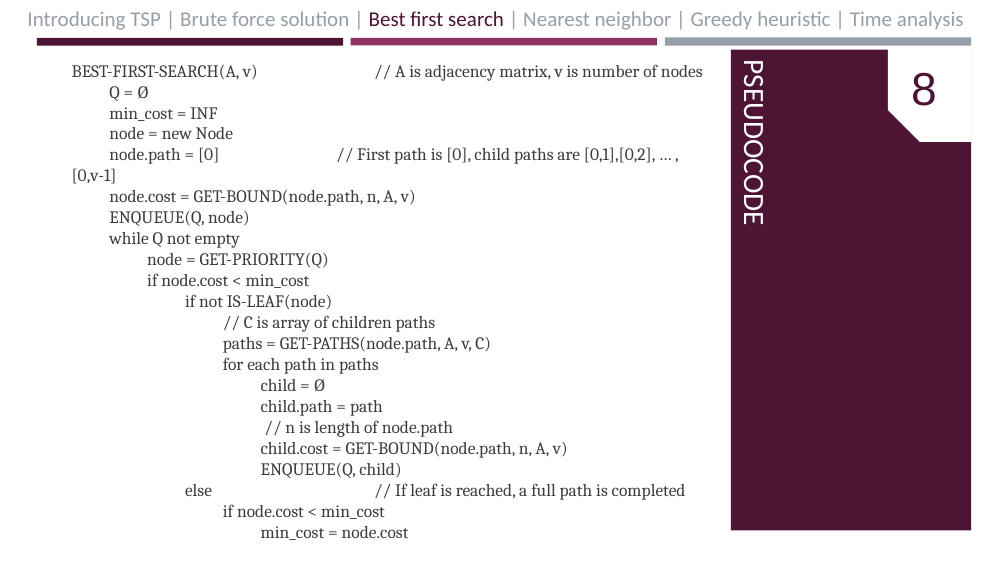
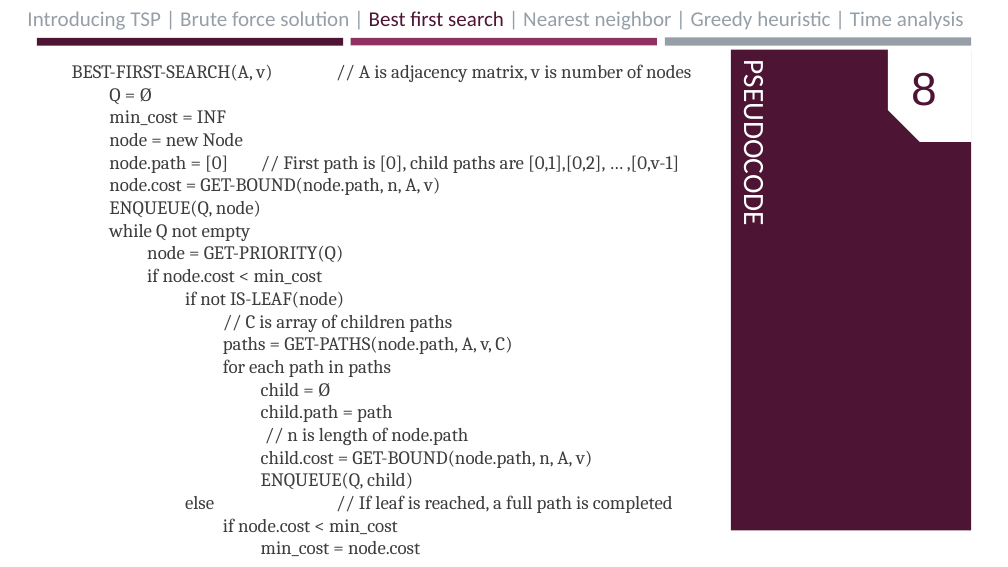
Before and after one commit to jamesnyao/Analyzing-TSP, a slide deck: slide 13 of TSP.pptx. Drawn at 1008x567 pixels with LibreOffice and Linux fonts; fonts in the diff are those of the drawing. Boxes give left, top, right and bottom in pixels: in the first picture for what was removed or moved away, otherwise in the second. Text is boxed around its words. In the diff, an @@ line names an element or a change of style, - is before the commit and + after.

```diff
--- a/TSP.pptx
+++ b/TSP.pptx
@@ text "BEST-FIRST-SEARCH(A, v) // A is ..." at (72, 64, 691, 556): size 16.6 to 18 pt @@
```
Also in this commit, not shown: 2 other slides changed, 1 slide removed.
